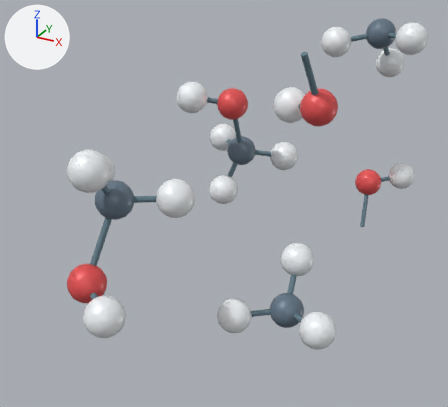
Renders of the glTF model ChemDex/assets/periodic-table/crystals/cod-4503066.glb from each side of a commit.
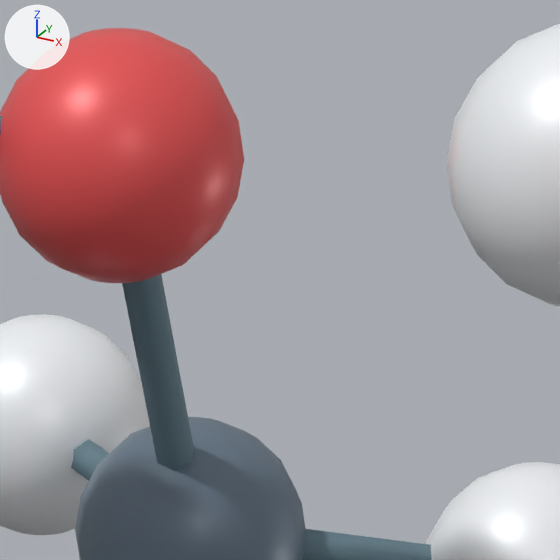
The first picture shows the older version from a 50 mm camera at (4.83, -10.42, 4.23) aimed at (-0.55, -0.64, -0.67). The close-ups show the older and then the newer version on the part from 49% to 64% of the width and 21% to 38% of the height of that picture. Only the edits that show in the close-ups are written down. Lighting does not change. The marker at upper left points along +X, +Y and +Z.

Before the edit, the objects in view are built like this:
```python
me_mesh_1 = bpy.data.meshes.new('Mesh_1')
me_mesh_1.from_pydata(...)  # 170 vertices, 288 faces; spans x -0.32..0.32, y -0.32..0.32, z -0.32..0.32
me_mesh_1.materials.append(mat_material_1)  # white #f4f7fa
me_mesh_2 = bpy.data.meshes.new('Mesh_2')
me_mesh_2.from_pydata(...)  # 170 vertices, 288 faces; spans x -0.32..0.32, y -0.32..0.32, z -0.32..0.32
me_mesh_2.materials.append(mat_material_2)  # greyish blue #667888
me_mesh_3 = bpy.data.meshes.new('Mesh_3')
me_mesh_3.from_pydata(...)  # 16 vertices, 24 faces; spans x -0.87..0.87, y -1.0..1.0, z -0.5..0.5
me_mesh_3.materials.append(mat_material_3)  # blue #627d89
ob_c2___c___1_001 = bpy.data.objects.new('C2 · C · 1.001', me_mesh_2)
ob_c2___c___1_001.parent = ob_methanol_rắn___122_k
ob_c2___c___1_001.location = (1.145, -3.208, 2.205)
ob_h1___h___1_003 = bpy.data.objects.new('H1 · H · 1.003', me_mesh_1)
ob_h1___h___1_003.parent = ob_methanol_rắn___122_k
ob_h1___h___1_003.location = (2.902, -4.705, 3.806)
ob_mesh_3_015 = bpy.data.objects.new('Mesh_3.015', me_mesh_3)
ob_mesh_3_015.parent = ob_node_26
ob_mesh_3_015.location = (0.751, -2.918, 2.22)
ob_mesh_3_015.rotation_euler = (-1.519, -0.935, 0.894)  # degrees (-87, -54, 51)
ob_mesh_3_015.scale = (0.055, 0.055, 0.98)
# also in view: 'H2B · H · 1.001' at (-0.38, 1.86, -0.42); 'O1 · O · 1.001' at (-1.05, 0.63, 0.97); 'Mesh_3.014' at (-0.78, 1.58, -0.34); 'Mesh_3.001' at (-1.11, 0.97, 0.36); 'H2C · H · 1.001' at (-1.97, 1.89, -0.23)
```
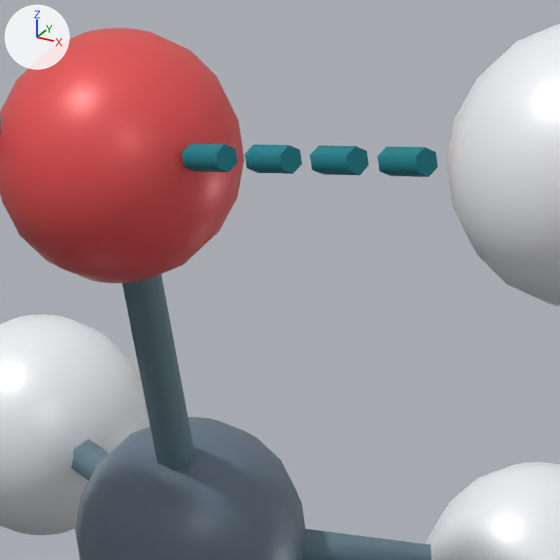
Changed parts and their boxes [x1, y1, x2, y2] in the close-ups (560 x 560 px):
'Mesh_4.018', added (cyan): after [377, 147, 438, 177]
'Mesh_4.019', added (cyan): after [310, 145, 369, 175]
'Mesh_4.020', added (cyan): after [245, 144, 302, 174]
'Mesh_4.021', added (cyan): after [182, 143, 238, 172]

Patch to the scene script:
```diff
--- a/ChemDex/assets/periodic-table/crystals/cod-4503066.glb.py
+++ b/ChemDex/assets/periodic-table/crystals/cod-4503066.glb.py
@@ mat_material_4 @@
+mat_material_4 = principled_material('Material_4')
+mat_material_4.base_color = (0.00243, 0.209, 0.258)  # cyan #087e8b
+mat_material_4.roughness = 0.7
@@ me_mesh_4 @@
+me_mesh_4.from_pydata([(0.0, -1.0, 0.5), (0.87, -0.5, 0.5), (0.87, 0.5, 0.5), (0.0, 1.0, 0.5), (-0.87, 0.5, 0.5), (-0.87, -0.5, 0.5), (0.0, -1.0, 0.5), (0.0, -1.0, -0.5), (0.87, -0.5, -0.5), (0.87, 0.5, -0.5), (0.0, 1.0, -0.5), (-0.87, 0.5, -0.5), (-0.87, -0.5, -0.5), (0.0, -1.0, -0.5), (0.0, 0.0, 0.5), (0.0, 0.0, -0.5)], [], [(0, 7, 1), (7, 8, 1), (1, 8, 2), (8, 9, 2), (2, 9, 3), (9, 10, 3), (3, 10, 4), (10, 11, 4), (4, 11, 5), (11, 12, 5), (5, 12, 6), (12, 13, 6), (0, 1, 14), (1, 2, 14), (2, 3, 14), (3, 4, 14), (4, 5, 14), (5, 6, 14), (8, 7, 15), (9, 8, 15), (10, 9, 15), (11, 10, 15), (12, 11, 15), (13, 12, 15)])
+me_mesh_4.materials.append(mat_material_4)  # cyan #087e8b
@@ ob_mesh_4_021 @@
+ob_mesh_4_021 = bpy.data.objects.new('Mesh_4.021', me_mesh_4)
+ob_mesh_4_021.parent = ob_liên_kết_hydrogen
+ob_mesh_4_021.location = (1.625, -4.065, 3.517)
+ob_mesh_4_021.rotation_euler = (-1.995, -1.068, 1.483)  # degrees (-114, -61, 85)
+ob_mesh_4_021.scale = (0.035, 0.035, 0.146)
@@ ob_liên_kết_hydrogen @@
+ob_liên_kết_hydrogen = bpy.data.objects.new('Liên kết hydrogen', None)
+ob_liên_kết_hydrogen.parent = ob_liên_kết_hydrogen___nét_đứt___bảng_cif_nguồn
+ob_liên_kết_hydrogen.location = (0.0, 0.0, 0.0)
@@ ob_liên_kết_hydrogen___nét_đứt___bảng_cif_nguồn @@
+ob_liên_kết_hydrogen___nét_đứt___bảng_cif_nguồn = bpy.data.objects.new('Liên kết hydrogen · nét đứt · bảng CIF nguồn', None)
+ob_liên_kết_hydrogen___nét_đứt___bảng_cif_nguồn.parent = ob_methanol_rắn___122_k
+ob_liên_kết_hydrogen___nét_đứt___bảng_cif_nguồn.location = (0.0, 0.0, 0.0)
@@ ob_mesh_4_020 @@
+ob_mesh_4_020 = bpy.data.objects.new('Mesh_4.020', me_mesh_4)
+ob_mesh_4_020.parent = ob_liên_kết_hydrogen
+ob_mesh_4_020.location = (1.857, -4.182, 3.569)
+ob_mesh_4_020.rotation_euler = (-1.995, -1.068, 1.483)  # degrees (-114, -61, 85)
+ob_mesh_4_020.scale = (0.035, 0.035, 0.146)
@@ ob_mesh_4_019 @@
+ob_mesh_4_019 = bpy.data.objects.new('Mesh_4.019', me_mesh_4)
+ob_mesh_4_019.parent = ob_liên_kết_hydrogen
+ob_mesh_4_019.location = (2.089, -4.298, 3.622)
+ob_mesh_4_019.rotation_euler = (-1.995, -1.068, 1.483)  # degrees (-114, -61, 85)
+ob_mesh_4_019.scale = (0.035, 0.035, 0.146)
@@ ob_mesh_4_018 @@
+ob_mesh_4_018 = bpy.data.objects.new('Mesh_4.018', me_mesh_4)
+ob_mesh_4_018.parent = ob_liên_kết_hydrogen
+ob_mesh_4_018.location = (2.322, -4.414, 3.674)
+ob_mesh_4_018.rotation_euler = (-1.995, -1.068, 1.483)  # degrees (-114, -61, 85)
+ob_mesh_4_018.scale = (0.035, 0.035, 0.146)
```
